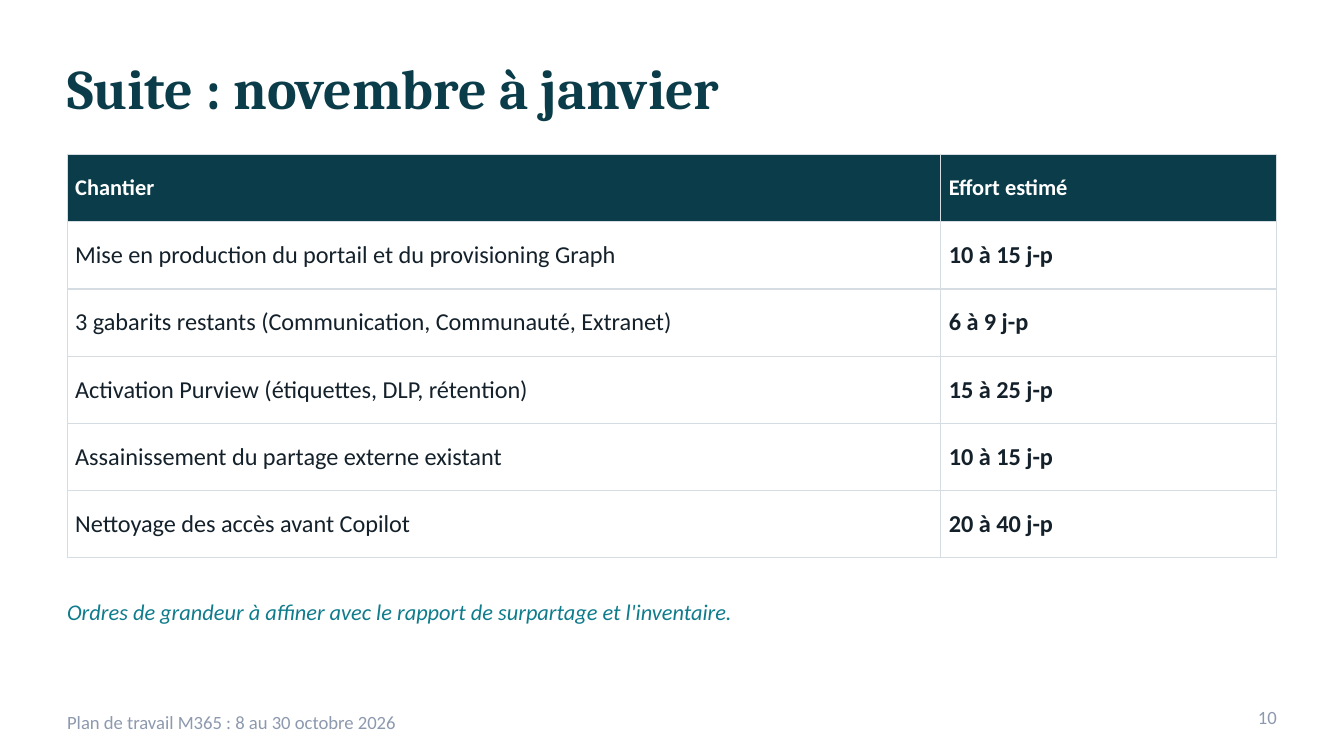
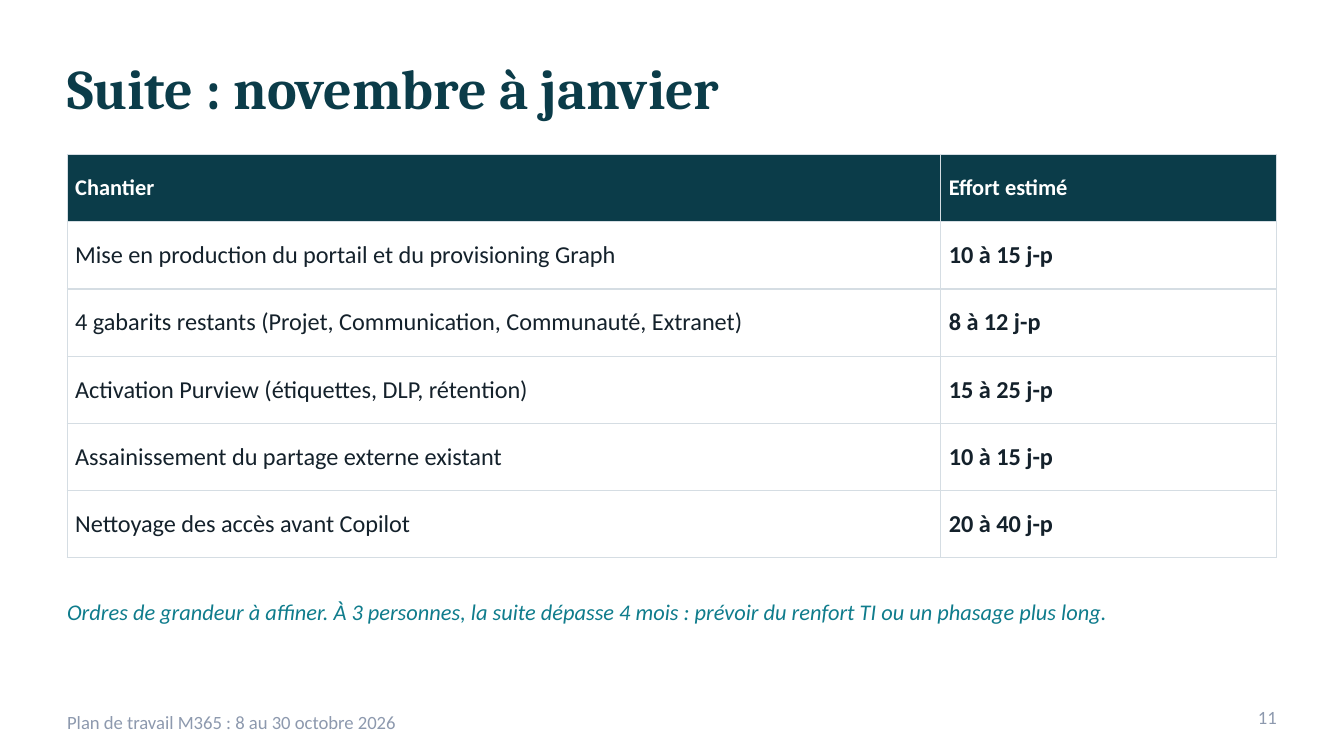
Before and after one commit to SEMTech42/DEV_Copilot, a slide deck: slide 11 of Presentation-Plan-Octobre-M365.pptx (slide 10 before the commit). Drawn at 1344x756 pixels with LibreOffice and Linux fonts; fonts in the diff are those of the drawing. Boxes give left, top, right and bottom in pixels: in the first picture for what was removed or moved away, otherwise in the second. Text is boxed around its words. In the diff, an @@ line names an element or a change of style, - is before the commit and + after.

```diff
--- a/Presentation-Plan-Octobre-M365.pptx
+++ b/Presentation-Plan-Octobre-M365.pptx
@@ table at [67,155,1277,540] @@
-row 3, column 1: 3 gabarits restants (Communication, Communauté, Extranet)
+row 3, column 1: 4 gabarits restants (Projet, Communication, Communauté, Extranet)
-row 3, column 2: 6 à 9 j-p
+row 3, column 2: 8 à 12 j-p
@@ text at [67,601,1106,624]: text changed @@
-Ordres de grandeur à affiner avec le rapport de surpartage et l'inventaire.
+Ordres de grandeur à affiner. À 3 personnes, la suite dépasse 4 mois : prévoir du renfort TI ou un phasage plus long.
@@ page number at [1258,712,1277,724]: text changed @@
-10
+11
```
Also in this commit, not shown: 7 other slides changed, 2 slides added, 1 slide removed, 1 other file.
